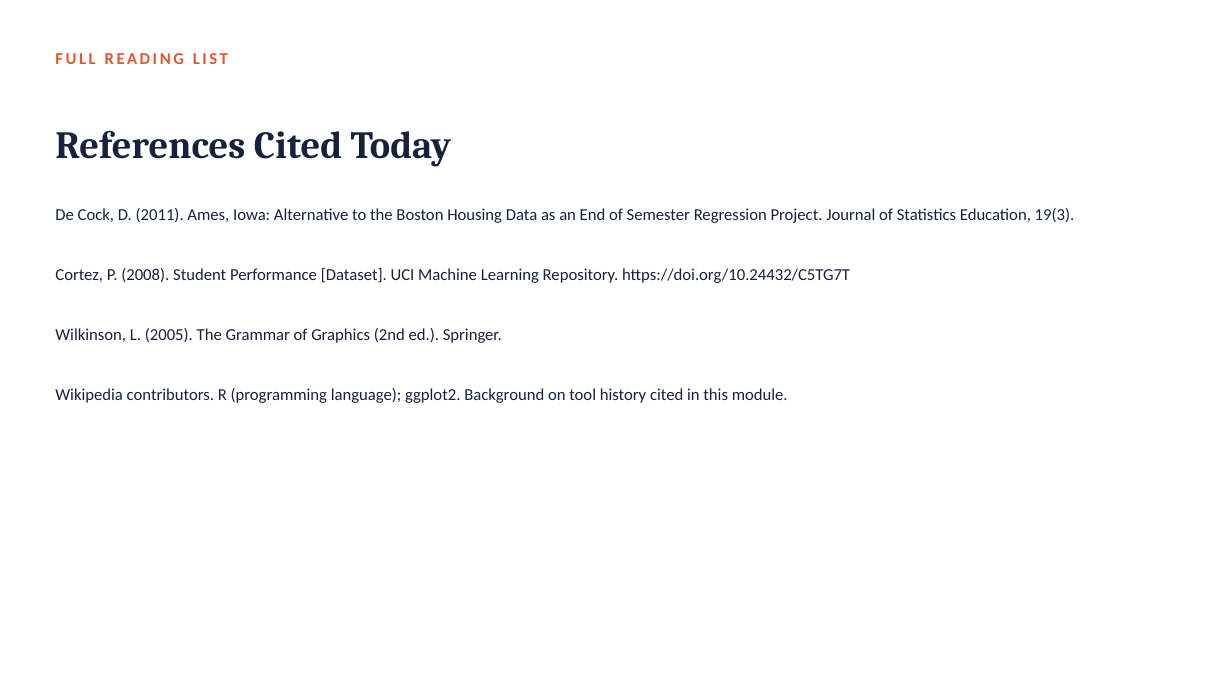
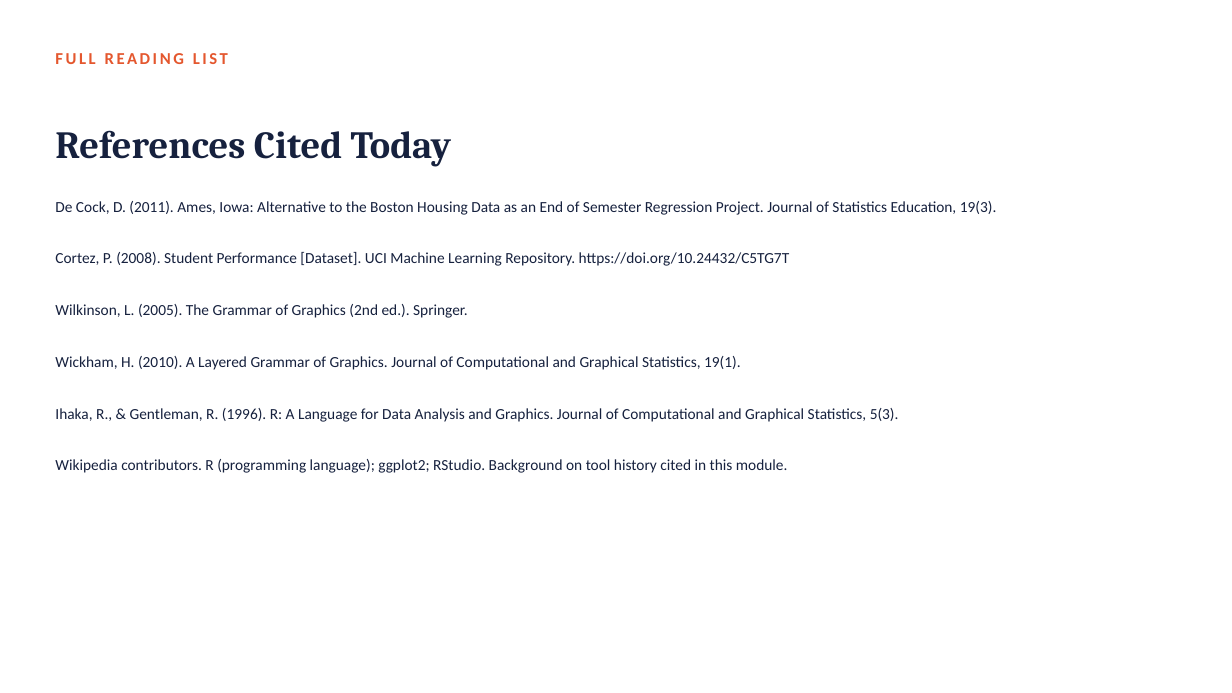
Before and after one commit to fmurital/Teaching-Curriculum, a slide deck: slide 72 of DATA-3230-Data-Visualization/01_Getting_Started_with_R_and_RStudio/Lecture_Slides/Module01_Getting_Started_with_R_and_RStudio.pptx (slide 28 before the commit). Drawn at 1232x693 pixels with LibreOffice and Linux fonts; fonts in the diff are those of the drawing. Boxes give left, top, right and bottom in pixels: in the first picture for what was removed or moved away, otherwise in the second. Text is boxed around its words. In the diff, an @@ line names an element or a change of style, - is before the commit and + after.

Commit message:
Expand Module 1 lecture deck to 74 slides with real code output
Grows the Module 1 deck from 29 to 74 slides so it covers a full
module's worth of material. Every live-coding moment now pairs the
real R code with the actual console output a student will see,
captured by running module1_first_look.R (extended in this commit
to reproduce every number and chart on the slides) against the real
ames_housing.csv and student_performance_math.csv files. Adds a
second full worked example using the student performance data
(studytime vs. final grade), more concept and history slides, and
several new interactive/reflection moments, while keeping the
existing three-segment, two-break structure.

```diff
--- a/DATA-3230-Data-Visualization/01_Getting_Started_with_R_and_RStudio/Lecture_Slides/Module01_Getting_Started_with_R_and_RStudio.pptx
+++ b/DATA-3230-Data-Visualization/01_Getting_Started_with_R_and_RStudio/Lecture_Slides/Module01_Getting_Started_with_R_and_RStudio.pptx
@@ text at box(55, 201, 997, 318): size 13 to 12 pt in "De Cock, D. (2011). Ames, Iowa: Alternative ...", "Cortez, P. (2008). Student Performance [Dataset]. UCI ...", "Wilkinson, L. (2005). The Grammar of Graphics ..."; line spacing 1.5 to 1.4 @@
@@ text at box(55, 356, 899, 473): text changed; size 13 to 12 pt @@
-Wikipedia contributors. R (programming language); ggplot2. Background on tool history cited in this module.
+Wickham, H. (2010). A Layered Grammar of Graphics. Journal of Computational and Graphical Statistics, 19(1).
+Ihaka, R., & Gentleman, R. (1996). R: A Language for Data Analysis and Graphics. Journal of Computational and Graphical Statistics, 5(3).
+Wikipedia contributors. R (programming language); ggplot2; RStudio. Background on tool history cited in this module.
```
Also in this commit, not shown: 17 other slides changed, 47 slides added, 2 slides removed, 1 other file.
